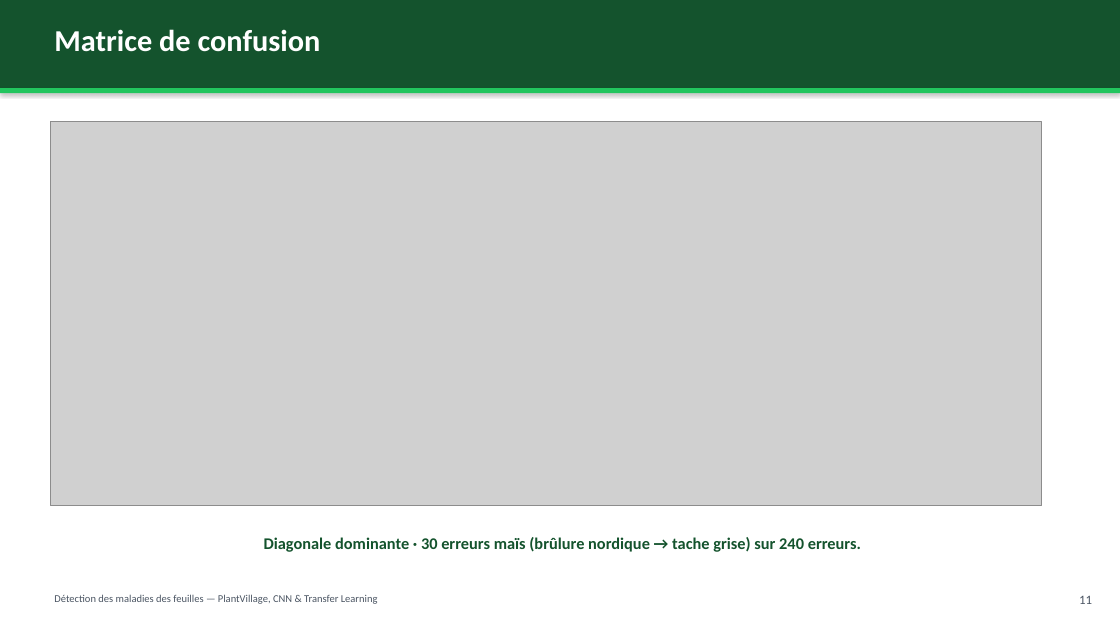
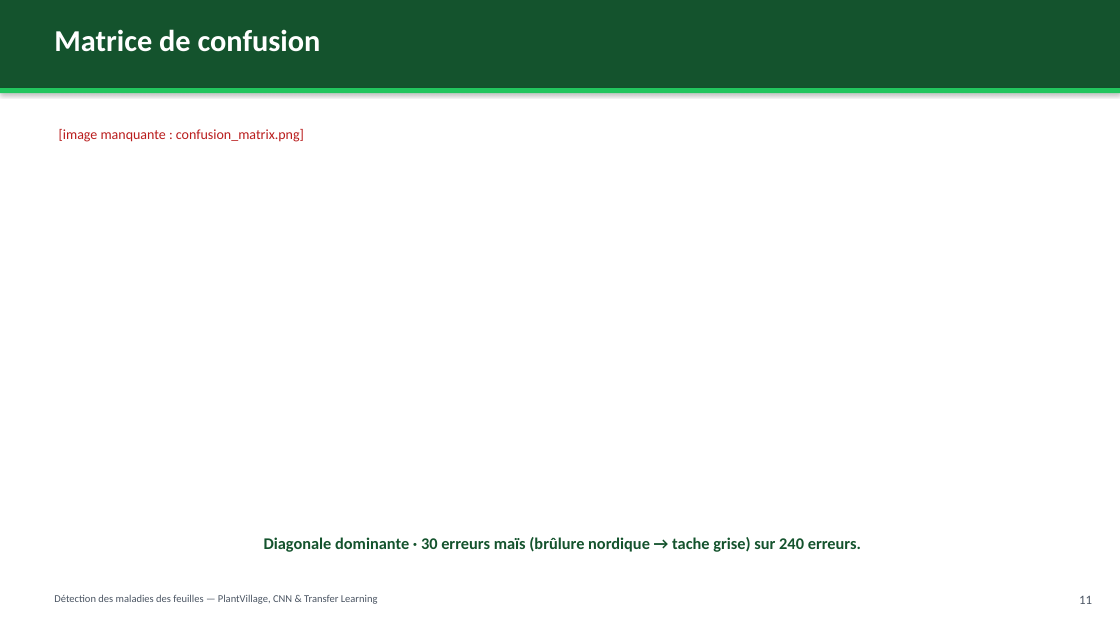
Before and after one commit to Haitam-Elouali/DeepLearning, a slide deck: slide 12 of docs/presentation/presentation_soutenance.pptx. Drawn at 1120x630 pixels with LibreOffice and Linux fonts; fonts in the diff are those of the drawing; grey boxes stand for pictures. Boxes give left, top, right and bottom in pixels: in the first picture for what was removed or moved away, otherwise in the second. Text is boxed around its words. In the diff, an @@ line names an element or a change of style, - is before the commit and + after.

```diff
--- a/docs/presentation/presentation_soutenance.pptx
+++ b/docs/presentation/presentation_soutenance.pptx
@@ picture removed at (50, 122, 1042, 506) @@
@@ text added at (59, 129, 304, 142), 12 pt, text #B91C1C @@
+[image manquante : confusion_matrix.png]
```
Also in this commit, not shown: 1 other slide changed, 19 other files.
